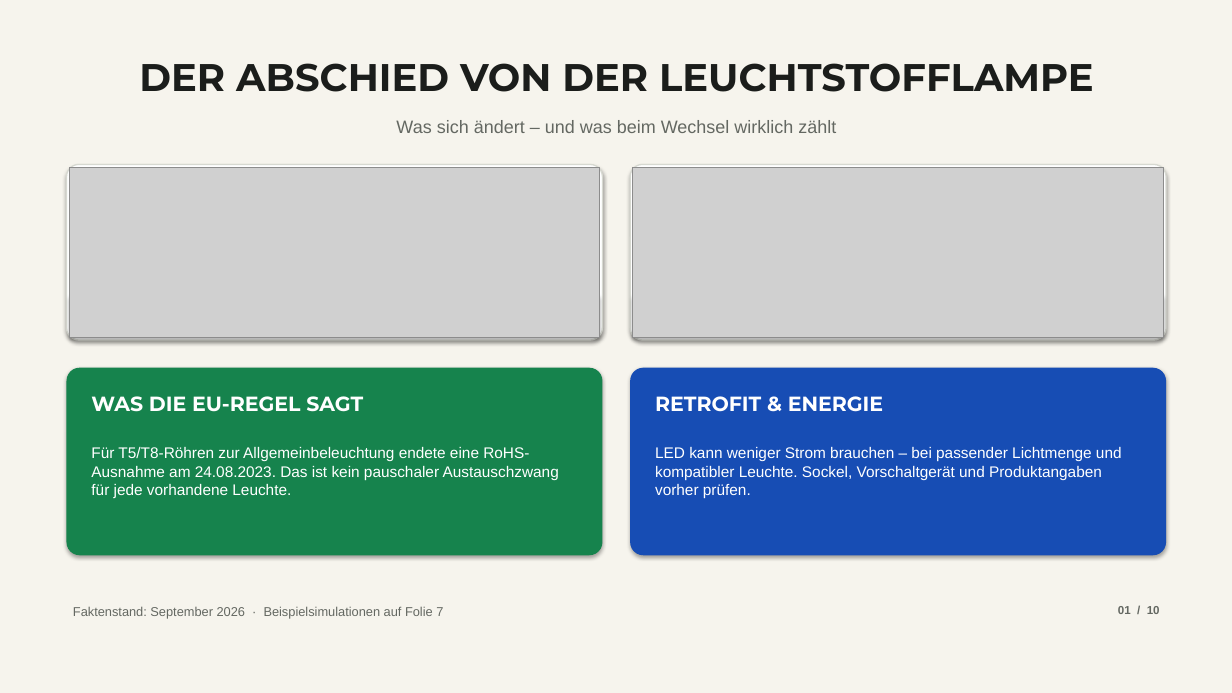
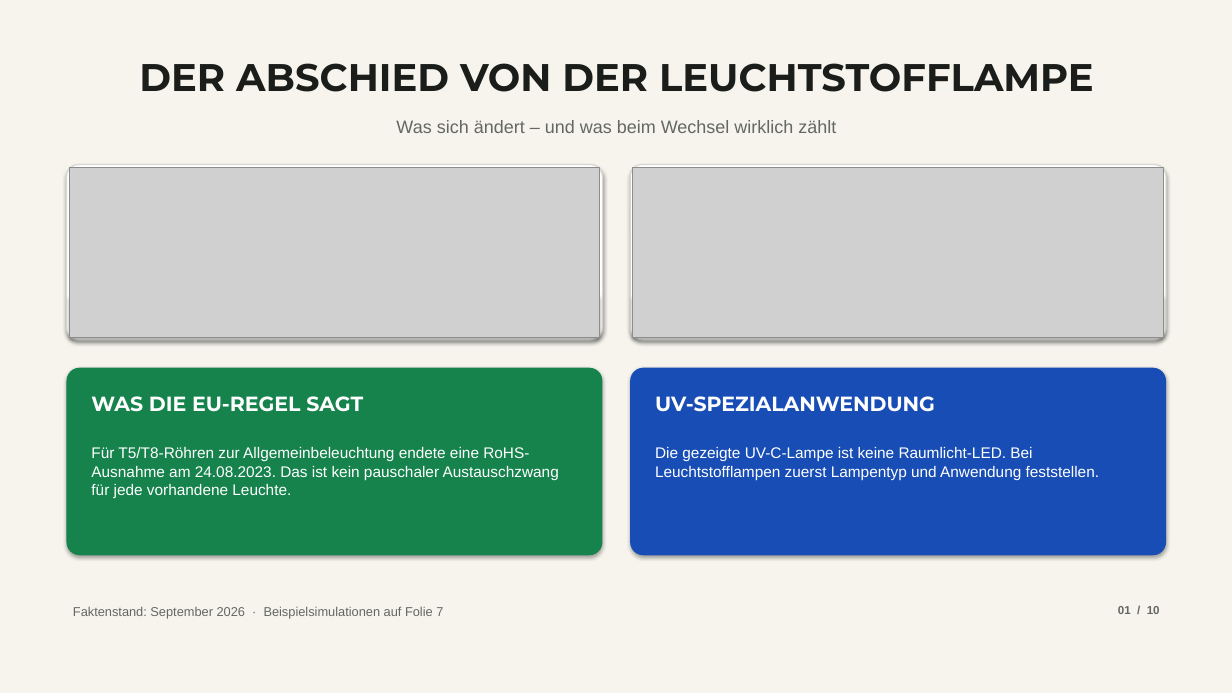
Before and after one commit to tom948899-jpg/Eulen-AGI-v1, a slide deck: slide 1 of leuchtstofflampen-praesentation.pptx. Drawn at 1232x693 pixels with LibreOffice and Linux fonts; fonts in the diff are those of the drawing; grey boxes stand for pictures. Boxes give left, top, right and bottom in pixels: in the first picture for what was removed or moved away, otherwise in the second. Text is boxed around its words. In the diff, an @@ line names an element or a change of style, - is before the commit and + after.

```diff
--- a/leuchtstofflampen-praesentation.pptx
+++ b/leuchtstofflampen-praesentation.pptx
@@ text at <box>655,396,935,412</box>: text changed @@
-RETROFIT & ENERGIE
+UV-SPEZIALANWENDUNG
@@ text at <box>655,447,1099,480</box>: text changed @@
-LED kann weniger Strom brauchen – bei passender Lichtmenge und kompatibler Leuchte. Sockel, Vorschaltgerät und Produktangaben vorher prüfen.
+Die gezeigte UV-C-Lampe ist keine Raumlicht-LED. Bei Leuchtstofflampen zuerst Lampentyp und Anwendung feststellen.
```
Also in this commit, not shown: 1 other slide changed.
